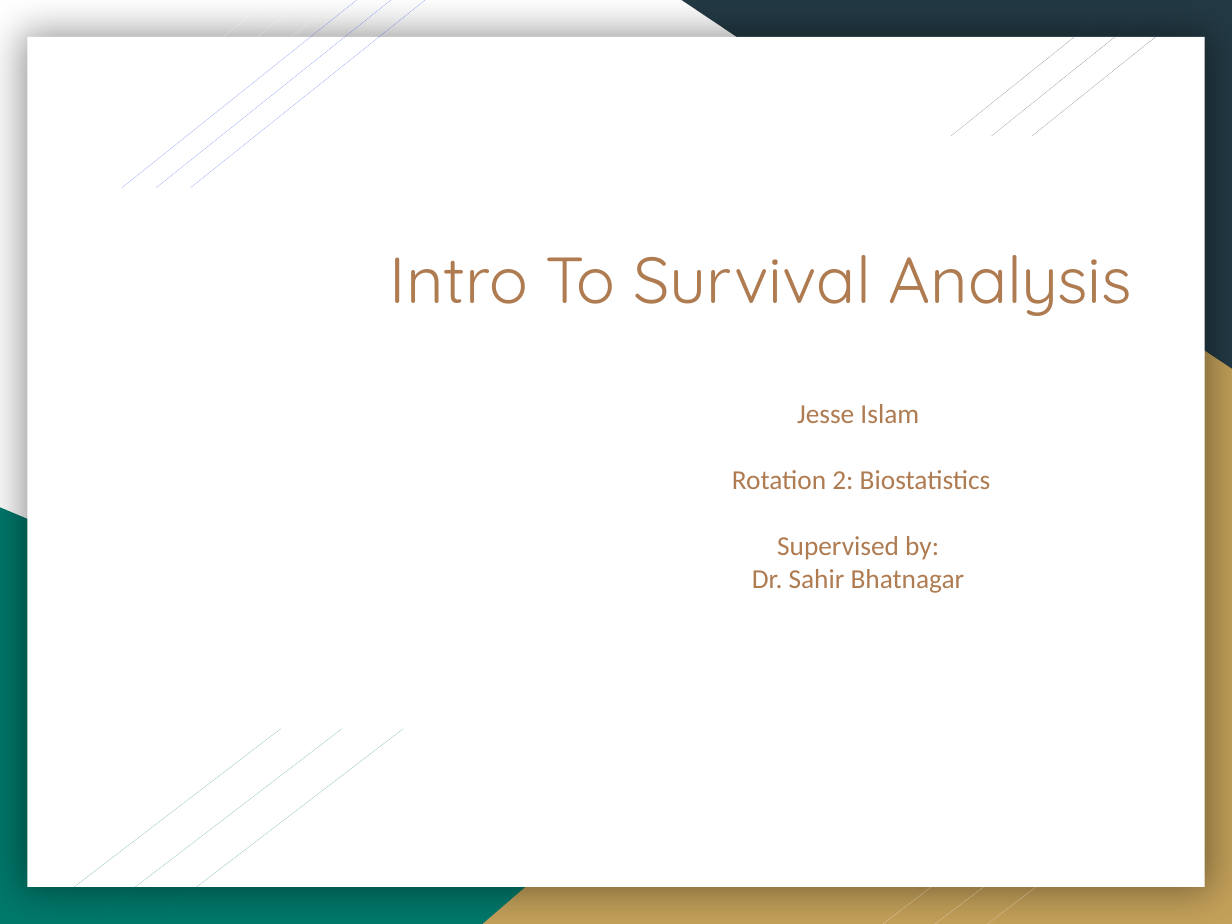
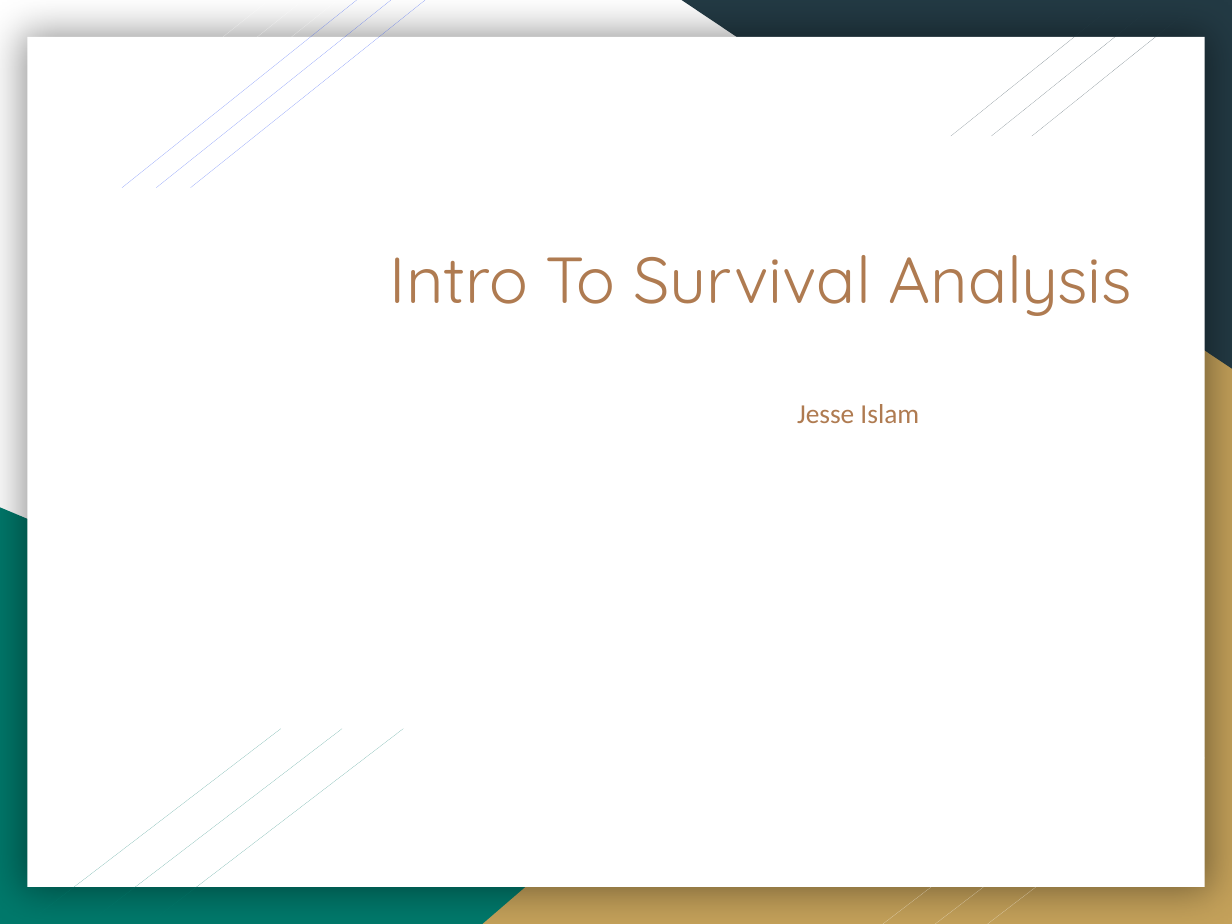
Before and after one commit to Jesse-Islam/ATGC_survival_presentation_Feb.27.2020, a slide deck: slide 1 of Intro To Survival Analysis.pptx. Drawn at 1232x924 pixels with LibreOffice and Linux fonts; fonts in the diff are those of the drawing. Boxes give left, top, right and bottom in pixels: in the first picture for what was removed or moved away, otherwise in the second. Text is boxed around its words. In the diff, an @@ line names an element or a change of style, - is before the commit and + after.

```diff
--- a/Intro To Survival Analysis.pptx
+++ b/Intro To Survival Analysis.pptx
@@ subtitle at bbox=[797, 404, 919, 423]: text changed @@
-Jesse Islam
-Rotation 2: Biostatistics
-Supervised by:
-Dr. Sahir Bhatnagar
+Jesse Islam
```
Also in this commit, not shown: 2 other slides changed, 2 other files.
